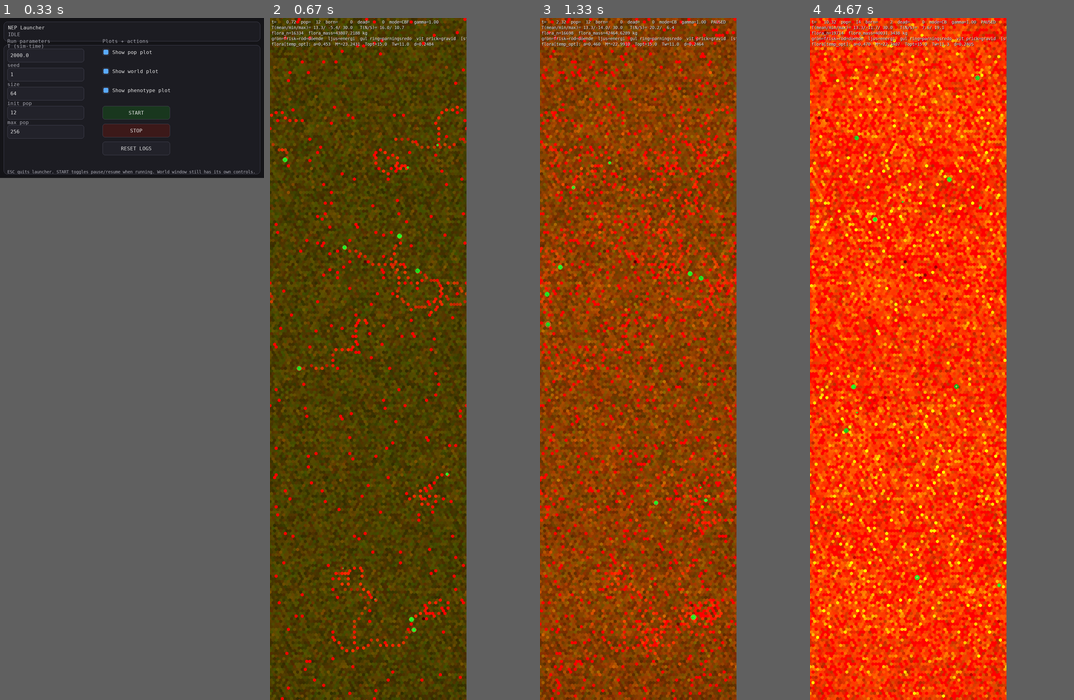
Above: before the commit, frames 1-4 (left to right).
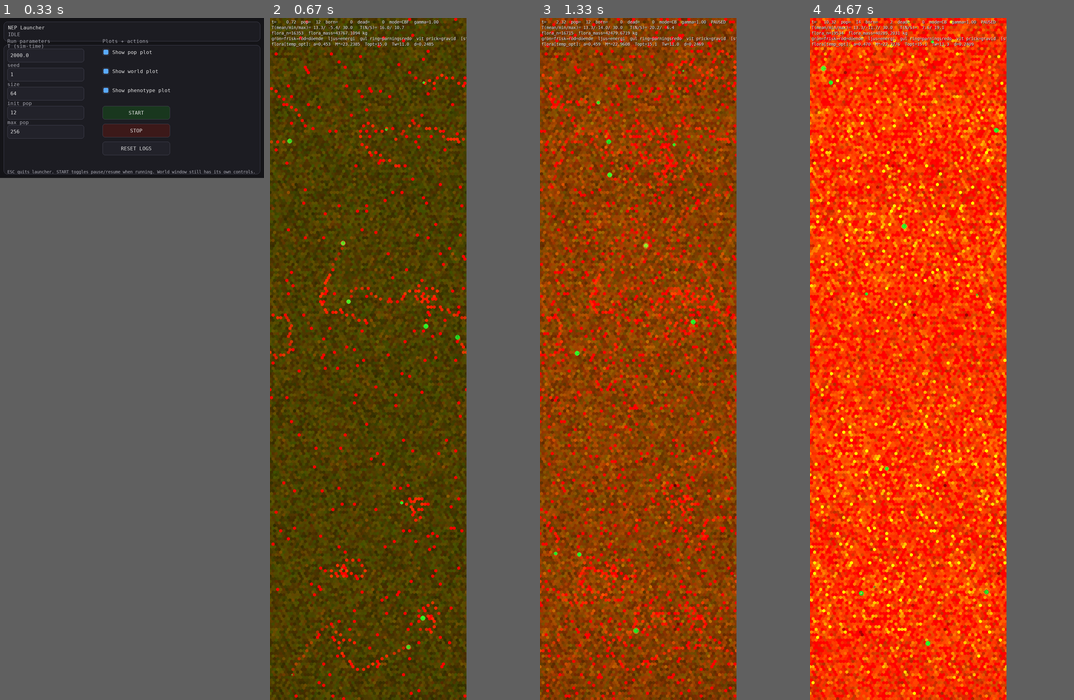
Above: after the commit, the same moments.

Repository: JoakimStorck/nep-process
Game: pygame game, started from nep_gui_launcher.py
The game is run twice, just before and just after one commit, with the same random seed, the same clock (stepped at 60 frames per second) and the same inputs.
Inputs:
- Up to frame 1 (0.33 s): no input
- Up to frame 2 (0.67 s): click "START" at 0.38 s
- Up to frame 3 (1.33 s): tap Space at 0.67 s; tap 1 at 1 s
- Up to frame 4 (4.67 s): no input

Frame 1 is identical in both runs. In frame 2, 5.1% of the frame differs, in the area x 0-75%, y 0-100%; in frame 3, 14%; in frame 4, 29%.

Commit message:
Commit: Faunans åldrande
Statusanalysen påstod att faunan saknar åldersoberoende dödlighet. Det var
fel: dD_age = dt · k_age1 · ålder tickar för varje individ oavsett hälsa.

  medianskada i en matt population        exakt 0,0000 vid varje mätpunkt
  maximal ålder                           157 månader
  andel dödsfall med D >= 0,99            2,9 %   (97 % var svält)
  repair_capacity över körningen          0,554 -> 0,383 -> 0,312

Reparationens tak och verkningsgrad avtar båda med slitaget W, men W byggdes
ur dD_pos — skadans takt. Ett djur som aldrig skadas slits därför aldrig, och
ett som aldrig slits reparerar för evigt.

0,12 är härlett mot en mållivslängd:

  repair_capacity · exp(-(0,15 + 0,10) · wear_a0 · L)  =  k_age1 · L

UTFALL, seed 1, 6 000 tick:

                              före      efter
  W median                    0,26     2,6-4,1
  maximal ålder                157     58-89 månader
  dödsfall av skada           2,9 %      69,7 %
  repair_capacity median     0,312       0,554

Diff:
--- a/agent.py
+++ b/agent.py
@@ -265,7 +265,24 @@
     # Mål: W-systemet ska verka på MÅNGA generationers tidsskala.
     #   wear_a0=0.004 → W=0.4 vid t=100s, W=4 vid t=1000s (10 generationer)
     #   repair_W_decay=0.15 → mjukare degradering (var 0.3)
-    wear_a0: float = 0.008     # var 0.035 → sänkt: W=2.8 vid t=350s istf 12.25, reparation degraderas långsammare
+    # Slitagets åldersterm — den enda posten som tickar för ett oskadat djur.
+    #
+    # Var 0.008, ett tal från sekundskalan (kommentarerna ovan räknar i "t=100s"
+    # och "t=350s"). Uppmätt konsekvens: medianskadan i en matt population är
+    # exakt noll vid varje mätpunkt, och 97 procent av alla dödsfall är svält.
+    # Ett djur med repair_capacity 0,80 dog aldrig av ålder över 600 månader.
+    #
+    # Slitaget matar både reparationstaket, exp(-0,15·W), och verkningsgraden,
+    # exp(-0,10·W). Ett djur som aldrig skadas slits därför aldrig, och ett som
+    # aldrig slits reparerar för evigt — åldrandet fanns som inflöde men aldrig
+    # som ackumulation. Ålderstermen är det som bryter den loopen.
+    #
+    # 0,12 är härlett, inte fittat: det placerar åldersdöden på 121, 134 och
+    # 153 månader vid repair_capacity 0,15, 0,30 och 0,80. Ingen är odödlig,
+    # och axeln köper uppskjuten död i stället för ingenting — vilket är
+    # anledningen till att den selekterades nedåt, 0,554 till 0,312, i den
+    # uppmätta körningen.
+    wear_a0: float = 0.12
     wear_aE: float = 0.0
     wear_aR: float = 0.0
     wear_aD: float = 0.002
Not shown, changed: TODO.md
Not shown, changed: docs/metabolismen.md
